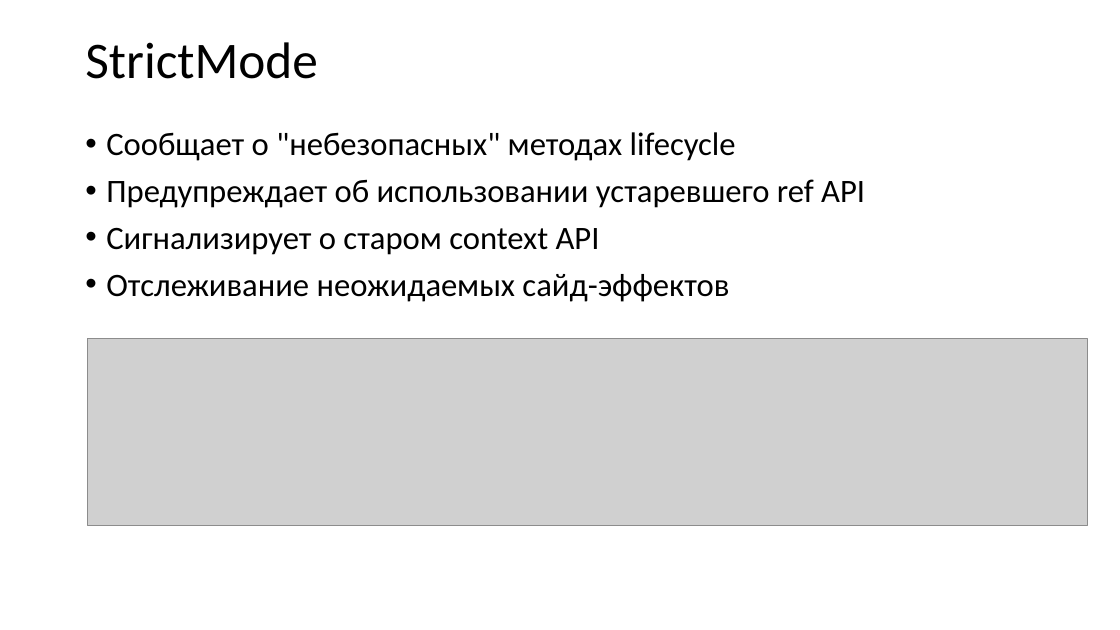
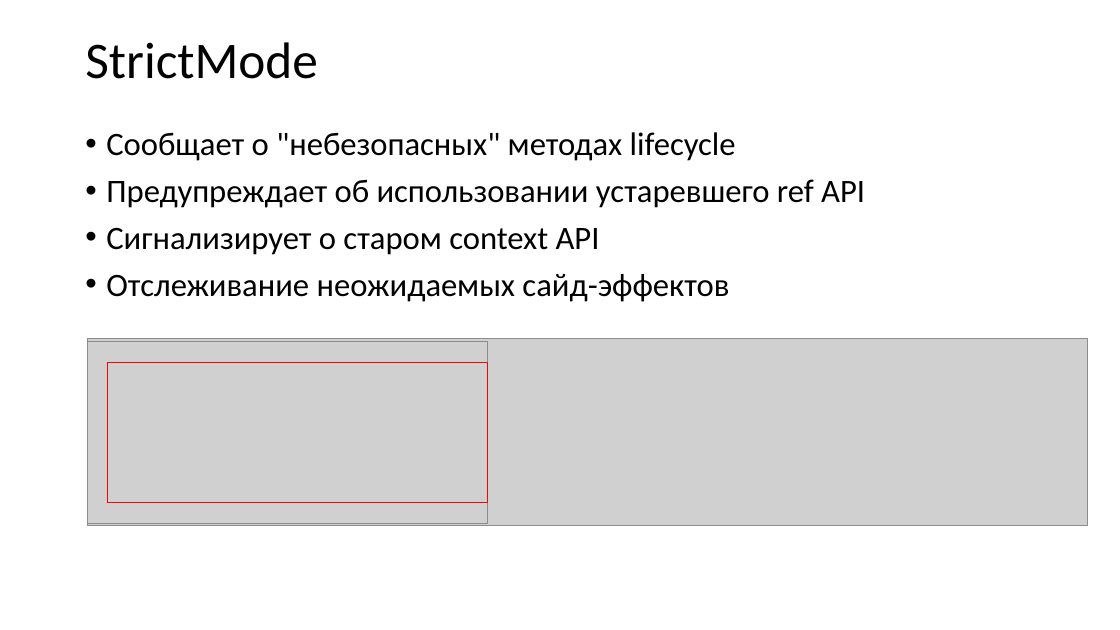
Before and after one commit to kdmatrosov/react-lifecycle, a slide deck: slide 16 of React Lifecycle.pptx. Drawn at 1120x630 pixels with LibreOffice and Linux fonts; fonts in the diff are those of the drawing; grey boxes stand for pictures. Boxes give left, top, right and bottom in pixels: in the first picture for what was removed or moved away, otherwise in the second. Text is boxed around its words. In the diff, an @@ line names an element or a change of style, - is before the commit and + after.

```diff
--- a/React Lifecycle.pptx
+++ b/React Lifecycle.pptx
@@ picture added at bbox=[87, 342, 487, 524] @@
@@ rectangle added at bbox=[108, 362, 488, 502], outline #FF0000 1 pt @@
```
Also in this commit, not shown: 1 other slide changed, 1 slide added.
